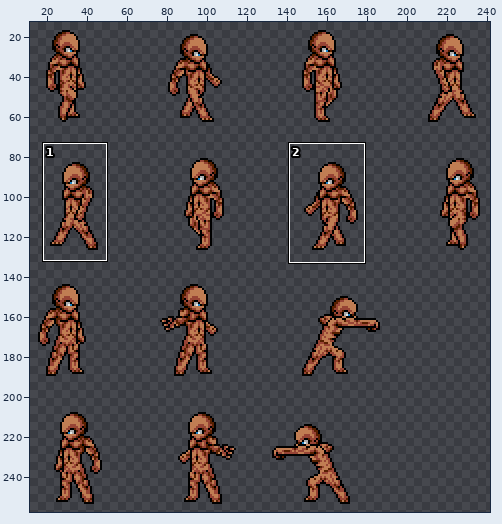
Edited in one commit: sprite sheet (img/units/skin3.png). The picture above shows the old version from afar; the outline marks the close-up.
Close-up. Before:
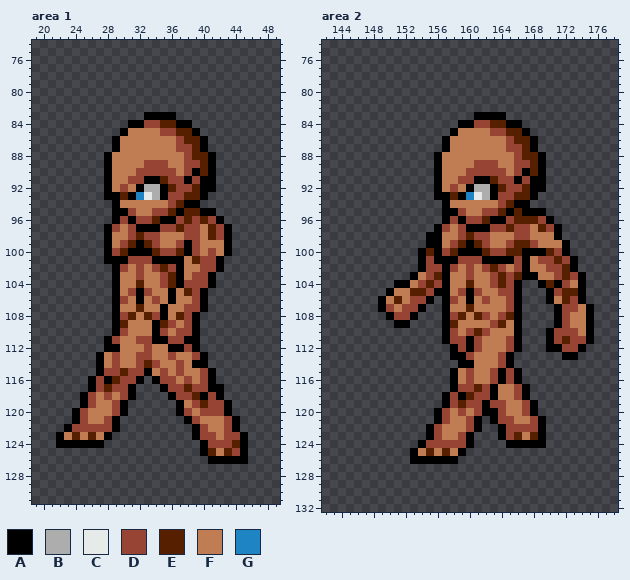
The file is 500x500 pixels. Shown: area 1: x 19..49, y 74..131; area 2: x 142..178, y 74..132. The wide view leaves out empty margins. The commit also changed other parts of the picture, which this record leaves out.
Palette (. is transparent): A #000000  B #adadad  C #e6ebea  D #974435  E #561f00  F #c07d53  G #1e84c4
Pixels before, area 1, first column x 22:
 83 ...........AAAA.........
 84 .........AADDEEAA.......
 85 ........AFFFFDDEEA......
 86 .......AFFFFFFFDEEA.....
 87 .......AFFFFFFFDDEA.....
 88 ......AFFFFFFFFFDEEA....
 89 ......AFFFFDDDFFDDEA....
 90 ......AFFFDDDDDFDAEA....
 91 ......AFFDDAAEDDADAA....
 92 ......AFDFABBAEDDEAA....
 93 ......AAEAGCBADDEEA.....
 94 .......AFFFFFFDEAA......
 95 .......AADFFDDEAEEAA....
 96 .......ADADDEAADEDEDA...
 97 ......ADFDAAADDEDDFEDA..
 98 ......AFFDEDDFFFDDFEDA..
 99 ......AFDEAEDFFDADFFFA..
100 ......ADEAAAEDDEADFDFA..
101 ......AAADDDAAAAFEDDA...
102 .......ADFDFDEDAFFDDA...
103 .......AFFDFFDEAFDDA....
104 .......AFFEFFDEADDDA....
105 .......AFDADFFAFEDA.....
106 .......ADFAFDFAFFDA.....
107 .......AFFEFFAFFDDA.....
108 .......ADEFEDAFEDA......
109 .......AEFFFAEDFDA......
110 .......ADFFFADFDDA......
111 ......ADFFDDAADDAA......
112 ......AAFFFDFFAADA......
113 .....AFDFFDDFFDFFDA.....
114 .....AFDFFDEDFFDFAA.....
115 .....ADDEDDAFDFDFFDA....
116 ....ADAEDDA.ADDFDFDA....
117 ....ADEDDA...ADDEDDAA...
118 ...ADFDFDA....ADDEADA...
119 ...ADFFDA......AFDEDDA..
120 ..ADFFFDA......ADFDDDA..
121 ..ADFFDA........ADFFFDA.
122 .ADDDDDA.........ADFFDA.
123 AFEFEFA..........ADDFDDA
124 AAAAAA............ADDDEA
125 ..................AEFEDA
126 ...................AAAAA
Pixels before, area 2, first column x 149:
 83 ............AAAA...........
 84 ..........AADDEEAA.........
 85 .........AFFFFDDEEA........
 86 ........AFFFFFFFDEEA.......
 87 ........AFFFFFFFDDEA.......
 88 .......AFFFFFFFFFDEEA......
 89 .......AFFFFDDDFFDDEA......
 90 .......AFFFDDDDDFDAEA......
 91 .......AFFDDAAEDDADAA......
 92 .......AFDFABBAEDDEAA......
 93 .......AAEAGCBADDEEA.......
 94 ........AFFFFFFDEAA........
 95 ........AADFFDDEAEAAA......
 96 ........ADADDEAADEEEDA.....
 97 .......ADFDAAADDEDDFEDA....
 98 ......AAFFDEDDFFFDDFFFA....
 99 ......AAFDEAEDFFDEEDFFFA...
100 .....AEADEAAAEDDEEAAAEDA...
101 .....ADAAADDDAAAADAFDDEDA..
102 .....ADDADFDFDEDFDAFFDDEA..
103 ....AFDEAFFDFFDEDEAAFFDEDA.
104 ..AAFDEDAFFEFFDEDA..AEADFA.
105 .AFFEEDAAFDADFFDDA...ADEEA.
106 AFEFDDA.ADFAFDFFDA...AFEDA.
107 ADFDDA..AFFEFFFFDA....ADDFA
108 .ADDA...ADEFEDFDEA....ADFFA
109 ..AA....AEFFFFDEFA....ADFFA
110 ........ADFDEDFFFA...ADDDFA
111 ........ADDADFFFDA...ADEDDA
112 .........ADADFFFDA...AADDA.
113 .........AADFFFDA......AA..
114 ..........AAFFFDA..........
115 .........AFDFFDADA.........
116 .........AFDFFDADA.........
117 .........ADDEDAFFDA........
118 ........ADAEDDAFFDA........
119 ........ADEDDADDFFDA.......
120 .......ADFDFDAADFFDA.......
121 .......ADFFDA.ADDFFDA......
122 ......ADFFFDA..ADDDDA......
123 ......ADFFDA...ADEFEA......
124 .....ADDDDDA....AAAAA......
125 ....AFEFEFA................
126 ....AAAAAA.................
The result:
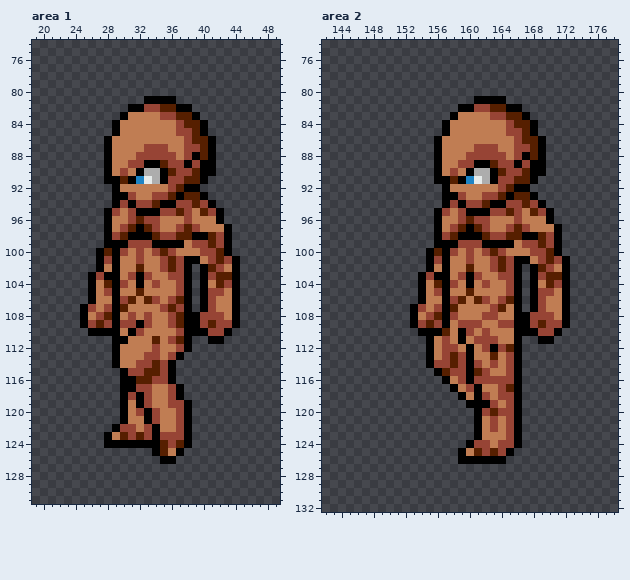
Difference:
Changed rows in their new state; - is an unchanged pixel.
Area 1:
first column x 22:
 81 -----------AAAA---------
 82 ---------AADDEEAA-------
 83 --------AFFFFDDEEA------
 84 -------AFFFFFFFDEEA-----
 85 -------AF----FFDDEA-----
 86 ------AF-------FD-EA----
 87 ------AF---DDD-F-DEA----
 88 ----------DDDDD--A------
 89 ---------DDAAEDDA-A-----
 90 --------D-ABBAED-EA-----
 91 -------AEAGCBA--EE-.----
 92 ------.AF-FFFFDEAA..----
 93 ------.-ADFFDDEA--------
 94 --------DADDEAADDEDA----
 95 ------ADF-AAA-DEDFEDA---
 96 ------AFFDE-DFFFDFFF----
 97 -------FDE-EDFFDE--FF---
 98 -------DEAAAEDDEEAA-----
 99 -------AADDDAAAAF-DED---
100 -----AEADFDFDE-FFFD-E---
101 -----AD-FF-FFDEDAAF-EDA-
102 -----AF-F-E-FDEDA.AEDFA-
103 ----ADA--DAD-FDDA.ADEEA-
104 ----AFE-D-A-DFFDA.AFEDA-
105 ----AFD--FEF--FDA.-DDFA-
106 ----AFF--EFE--DEA.-DFFA-
107 ---ADFD-E-F--DEDA.-DFFA-
108 ---AFDE-FD-DFFD-A-DDDFA-
109 ---ADED-DDADFF-EA-DEDDA-
110 ----AAA-FAD-FF--A-ADDA--
111 ------.AA-FFEF-E-.-AA---
112 ------.----FD-FDA.------
113 -----..A--F-D--A...-----
114 -----..A---DEDA....-----
115 -----...A--EE-A.....----
116 ----....AAEED-A.....----
117 ----....A-DDFF-A.....---
118 ---.....ADADFFDA.....---
119 ---.....-FADFFDDA.....--
120 --......-FDADFFDA.....--
121 --......AFFADFFD-......-
122 -......-DDFDAFFDA......-
123 ......-FEDEDADDDA.......
124 ......AAAAAAAEDEA-......
125 ------------AEFA--......
126 -------------AA----.....
Area 2:
first column x 149:
 81 ------------AAAA-----------
 82 ----------AADDEEAA---------
 83 ---------AFFFFDDEEA--------
 84 --------AFFFFFFFDEEA-------
 85 --------AF----FFDDEA-------
 86 -------AF-------FD-EA------
 87 -------AF---DDD-F-DEA------
 88 -----------DDDDD--A--------
 89 ----------DDAAEDDA-A-------
 90 ---------D-ABBAED-EA-------
 91 --------AEAGCBA--EE-.------
 92 -------.AF-FFFFDEAA..------
 93 -------.-ADFFDDEA----------
 94 ---------DADDEAADDEDA------
 95 -------ADF-AAA-DEDFEDA-----
 96 -------AFFDE-DFFFDFFF------
 97 --------FDE-EDFFDE--FF-----
 98 ------.-DEAAAEDDEEAAED-----
 99 ------.-AADDDAAAAFD-EDA.---
100 -----.AEADFDFDE-FFFDD-A.---
101 -----.AD-FF-FFDEDA---EDA.--
102 -----.AF-F-E-FDEDA.AE-FA.--
103 ----.A-A--DAD-FD-A.-DEEA..-
104 --...AFE-D-A-DFF---AF-DA..-
105 -....AFD--FEF--F---ADDFA..-
106 .....AFF--EFE--DE--ADF-A..-
107 ....ADFD-E-F--DEF--ADFFA...
108 -...-FDE--F-F-DFF-ADDDFA...
109 --..ADED-FDDD-FDD-ADEDDA...
110 -----AAAEFA-F-----AADDA....
111 ------AFDFAF-DD-F---A-.....
112 ------AFDDF-FDADE----.....-
113 ------AFDEDA--EFDA-----..--
114 ------ADDED-D-DFDA---------
115 -------AEDDAEDFF-----------
116 --------AFDADD-D-----------
117 ----------F-AFFDEA.--------
118 --------..-FA-FDDA.--------
119 --------...AA--FDA..-------
120 -------.....ADE-DA..-------
121 -------.....-FDF-A...------
122 ------......-FDF-A...------
123 ------......AFFF-A...------
124 -----......-DDFDD-...------
125 ----......-FEDEDA----------
126 ----......AAAAAA-----------
Where, in picture pixels (left, top, right, bottom), the same in both close-ups:
changed: (56, 96, 248, 464)
changed: (378, 96, 594, 464)
